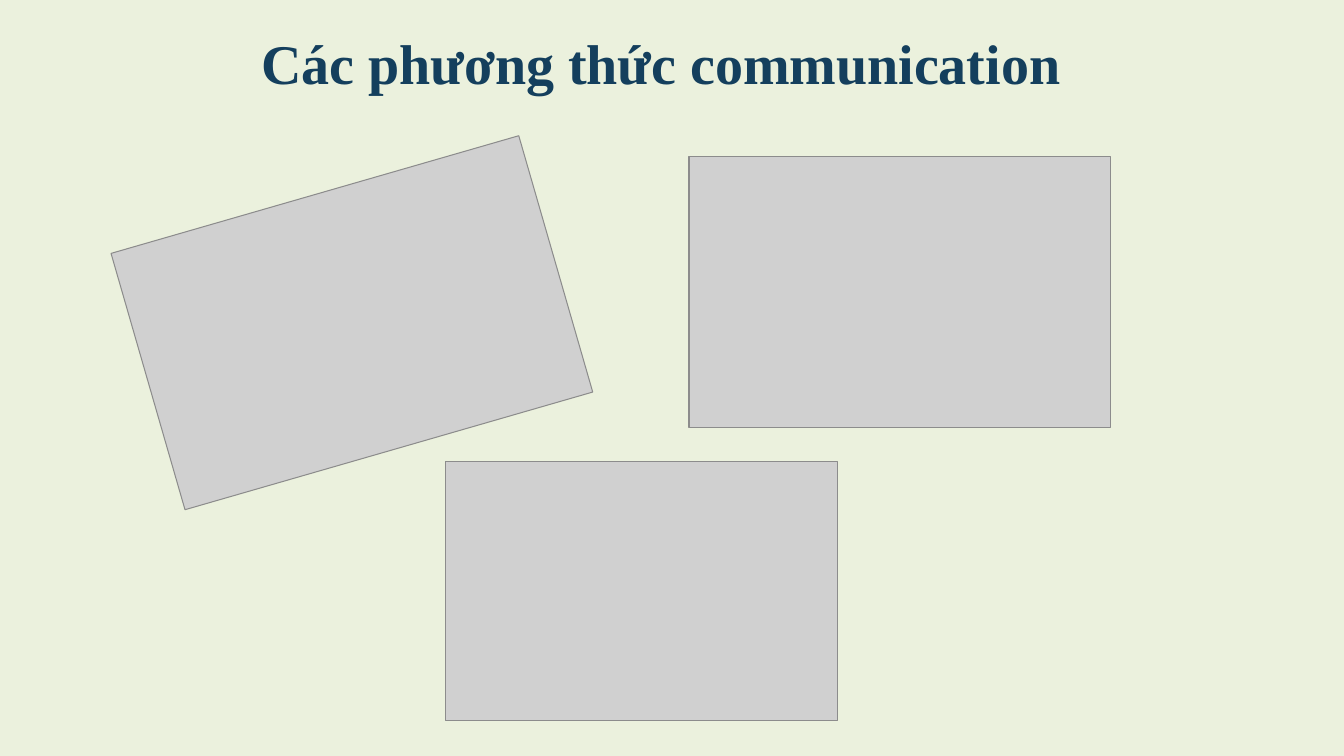
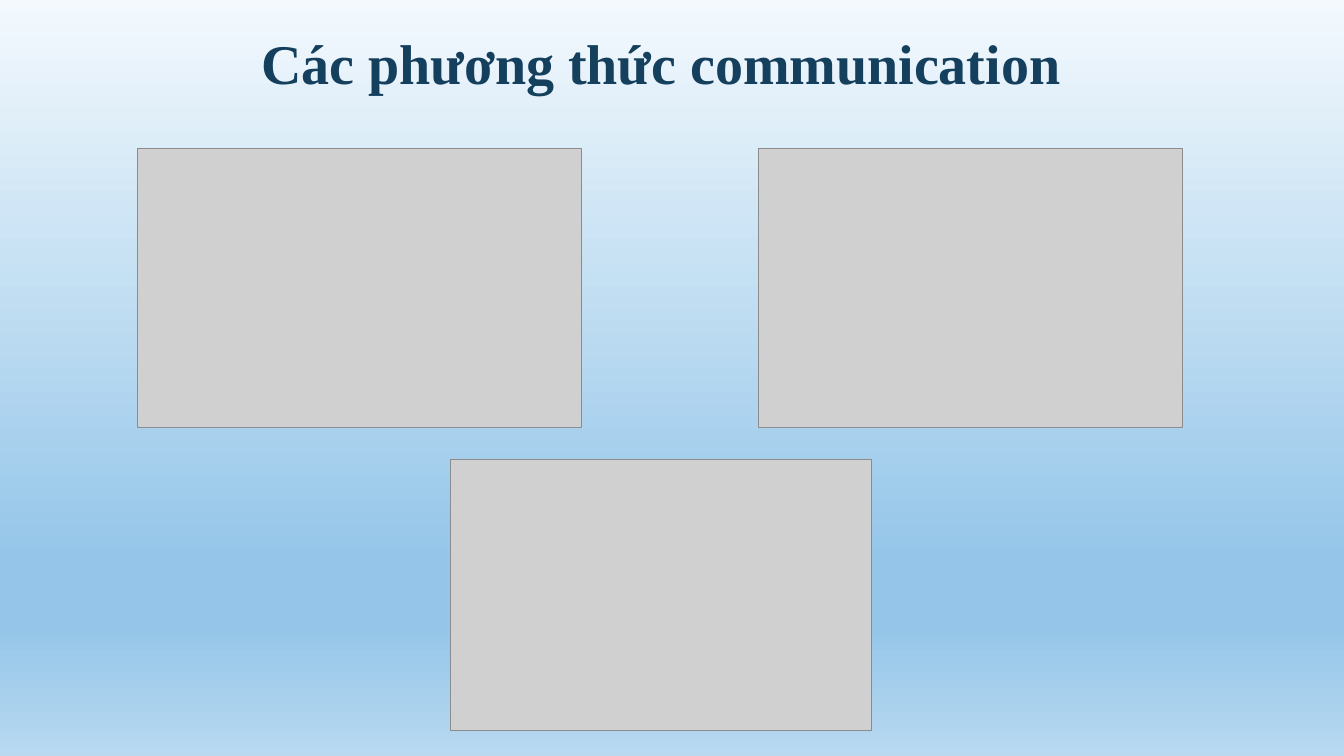
Before and after one commit to vubao98/Nhom-1, a slide deck: slide 8 of DELIVERABLES/Nghiệm thu đợt 1/NHOM1_QTDA.pptx. Drawn at 1344x756 pixels with LibreOffice and Linux fonts; fonts in the diff are those of the drawing; grey boxes stand for pictures. Boxes give left, top, right and bottom in pixels: in the first picture for what was removed or moved away, otherwise in the second. Text is boxed around its words. In the diff, an @@ line names an element or a change of style, - is before the commit and + after.

```diff
--- a/DELIVERABLES/Nghiệm thu đợt 1/NHOM1_QTDA.pptx
+++ b/DELIVERABLES/Nghiệm thu đợt 1/NHOM1_QTDA.pptx
@@ background #EBF1DD to gradient #F3F9FD to #95C6E9 to #B8D9F0 @@
@@ picture at (138, 148, 582, 427): rotation 343 to 0 degrees @@
@@ picture: place and size @@
-picture at (446, 462, 839, 721)
+picture at (759, 148, 1183, 427)
@@ picture: place and size @@
-picture at (690, 156, 1111, 426)
+picture at (450, 460, 871, 730)
```
Also in this commit, not shown: 21 other slides changed, 2 slides added, 8 slides removed.
